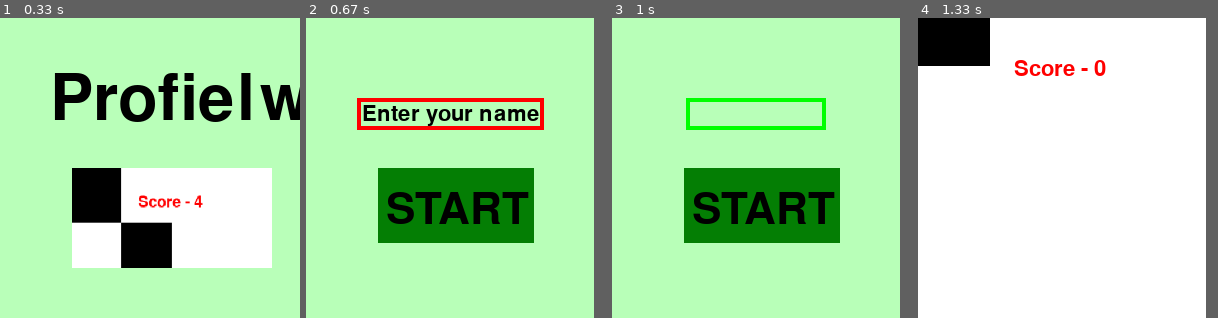
Above: before the commit, frames 1-4 (left to right).
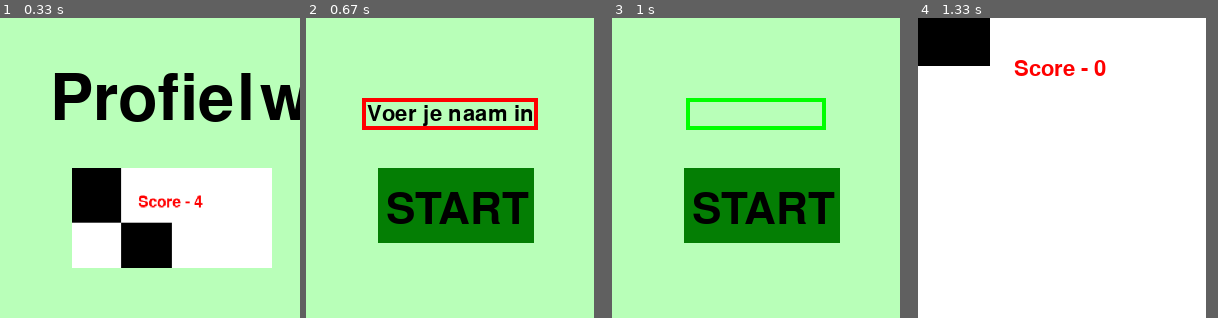
Above: after the commit, the same moments.

Repository: Pkpratik/pygame-class
Game: pygame game, started from Jonah/Projects/P4.0 - Game Hub.py
Two runs of this game, one before a commit and one after it. Both use one fixed random seed, a clock stepped at 60 frames per second and the inputs below.
Inputs (mouse positions are % of the whole screen's width and height, from its top left):
- Up to frame 1 (0.33 s): no input
- Up to frame 2 (0.67 s): click (29, 33) at 0.38 s
- Up to frame 3 (1 s): click (24, 16) at 0.72 s, where only the run after the commit has a clickable "Voer je naam in"
- Up to frame 4 (1.33 s): click "START" at 1.05 s
The pictures show only the part of the screen within x 0-50%, y 0-50%; the shares and areas given below are measured in that part.

Frame 1 is identical in both runs. In frame 2, 2.2% of the frame differs, in the area x 17-80%, y 26-38%; in frame 3, nothing differs; in frame 4, nothing differs.

Commit message:
Translation to dutch

Diff:
--- a/Jonah/Projects/P4.0 - Game Hub.py
+++ b/Jonah/Projects/P4.0 - Game Hub.py
@@ -35,7 +35,7 @@
     tile_sound=pygame.mixer.Sound('Jonah/Projects/piano_tiles_sound1 (1).wav')
 
     #player info
-    player_name="Enter your name"
+    player_name="Voer je naam in"
     input_rect=pygame.Rect(70,80,150,32)
     input_active=False
     deactive_color=(255,0,0)
@@ -180,7 +180,7 @@
                 if input_rect.collidepoint(event.pos):
                     input_active=True
                     input_color=active_color
-                    if player_name=="Enter your name":
+                    if player_name=="Voer je naam in":
                         player_name=""
                 else:
                     input_color=deactive_color
--- a/Jonah/Projects/P5.0 - 2player Pong.py
+++ b/Jonah/Projects/P5.0 - 2player Pong.py
@@ -15,16 +15,13 @@
 other_font=pygame.font.Font(None,32)
 starting_font=pygame.font.Font(None,64)
 
-#dif. speeds
-forward_speed=1
-downward_speed=1
 barspeed=8
 
 #Buttons
 starting_button=pygame.Rect(225,200,156,75)
 
 #player1 info
-player_name1="Enter name player1"
+player_name1="Voer naam1 in"
 input_rect1=pygame.Rect(70,55,150,32)
 input_active1=False
 deactive_color=(255,0,0)
@@ -32,7 +29,7 @@
 input_color1=deactive_color
 
 #player2 info
-player_name2="Enter name player2"
+player_name2="Voer naam2 in"
 input_rect2=pygame.Rect(70,130,150,32)
 input_active2=False
 input_color2=deactive_color
@@ -41,8 +38,8 @@
 barhit=pygame.mixer.Sound('Jonah/Projects/2pp_barsound.wav')
 
 #Scores
-scoreup=0
-scoredown=0
+scoreup=5
+scoredown=5
 
 #Bar1 (Up)
 line1=pygame.draw.line(screen,white,(250,500),(350,500),2)
@@ -140,7 +137,7 @@
                 input_active2=False
                 input_active1=True
                 input_color1=active_color
-                if player_name1=="Enter name player1":
+                if player_name1=="Voer naam1 in":
                     player_name1=""
             else:
                 input_color=deactive_color
@@ -148,7 +145,7 @@
                 input_active1=False
                 input_active2=True
                 input_color2=active_color
-                if player_name2=="Enter name player2":
+                if player_name2=="Voer naam2 in":
                     player_name2=""
             else:
                 input_color=deactive_color
@@ -232,8 +229,17 @@
         if ball1.teamscore>=ball1.ths:
             ball1.ths=ball1.teamscore
 
-
-    #Showing scores
+    if scoreup==7:
+        winnerup=other_font.render(str(player_name1)+" Won!",True,white)
+        screen.blit(winnerup,(150,150))
+        pygame.time.delay(1500)
+        run=False
+    if scoredown==7:
+        winnerdown=other_font.render(str(player_name2)+" Won!",True,white)
+        screen.blit(winnerdown,(150,450))
+        pygame.time.delay(1500)
+        run=False
+    #Showing score
     sup=base_font.render(str(scoreup),True,white)
     screen.blit(sup,(25,250))
     sdown=base_font.render(str(scoredown),True,white)
